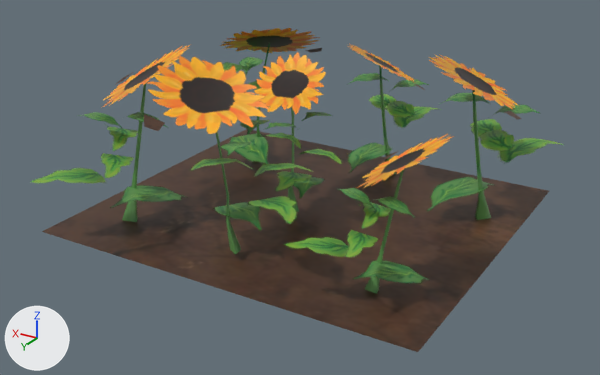
Before and after pictures for a commit that changed the FBX model Assets/XanaBuilder Assets/Models/FRM/01_FarmCrops/FRM0110021_Sunflower/FRM0110021.fbx.
Rendered twice from a 50 mm lens placed at (-1.489, 2.568, 1.351), pointed at (-0.012, 0.106, 0.12). Arrows for +X, +Y and +Z are at lower left; the lights stay in place. Where no turn or scale is listed for an object, it has been applied to the vertices.

Script lines for the objects in view, before the commit:
```python
mat_mtfrm0110021_placemode = principled_material('mtFRM0110021_PlaceMode')
mat_mtfrm0110021_placemode.texture = img_txfrm0110021_diffuse_png  # with its transparency
me_mesh = bpy.data.meshes.new('Mesh')
me_mesh.from_pydata(...)  # 487 vertices, 225 faces; spans x -0.85..0.84, y -0.8..0.82, z -0.04..0.68
me_mesh.materials.append(mat_mtfrm0110021_placemode)  # picture img_txfrm0110021_diffuse_png
ob_smfrm0110021 = bpy.data.objects.new('smFRM0110021', me_mesh)
ob_smfrm0110021.location = (0.0, 0.0, 0.0)
```
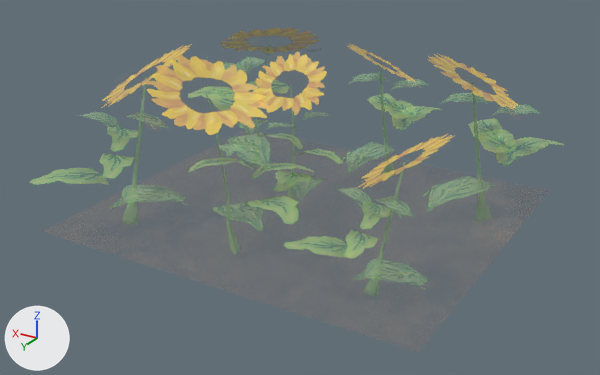
Changed parts and their boxes (x1, y1, x2, y2) in the pictures (600 x 375 px):
'smFRM0110021', surface changed
    both: (30, 28, 565, 352)

The change, as a list of edits to the scene's bpy script:
```text
Change img_txfrm0110021_diffuse_png:
    img_txfrm0110021_diffuse_png: load_image('txFRM0110021_Diffuse.png', '_unpacked/txFRM0110021_Diffuse.png', 1536, 1171, 'sRGB') -> load_image('txFRM0110021_Diffuse.png', 'txFRM0110021_Diffuse.png', 1536, 1171, 'Non-Color')
Change mat_mtfrm0110021_placemode:
    add n3 = _N.new('ShaderNodeTexImage'); n3.name = 'Image Texture.001'
    add n3.image = img_txfrm0110021_diffuse_png
    where n2 = _N.new('ShaderNodeTexImage'); n2.name = 'Image Texture'
    where n0 = _N.new('ShaderNodeBsdfPrincipled'); n0.name = 'Principled BSDF'
    remove _L.new(n2.outputs[1], n0.inputs[4])  # 'Alpha' to 'Alpha'
    add _L.new(n3.outputs[0], n0.inputs[4])  # 'Color' to 'Alpha'
```
